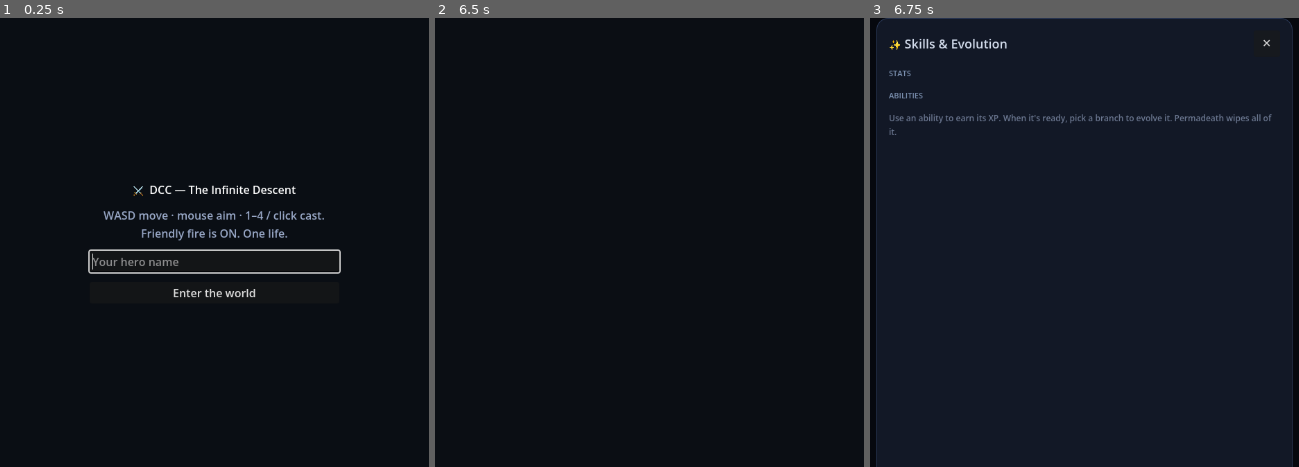
Above: before the commit, frames 1-3 (left to right).
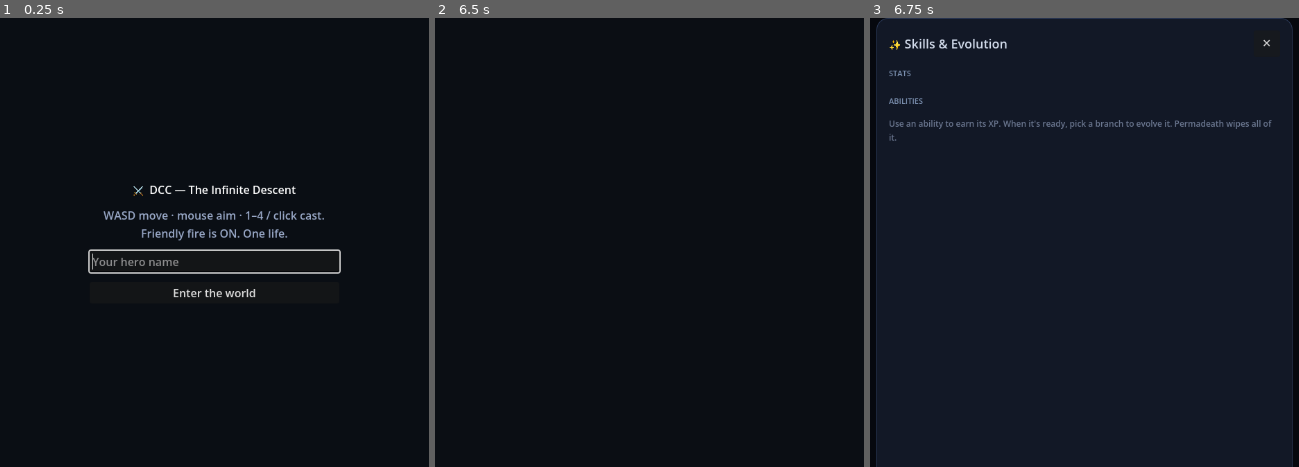
Above: after the commit, the same moments.

Repository: ToothpickFactory/dcc
Game: Godot game, scene res://scenes/Main.tscn
Same seed, same stepped clock (60 frames per second), same inputs: the game is played once before the commit and once after it.
Inputs (mouse positions are in pixels of both pictures, inside the frame that each line leads up to):
- Up to frame 1 (0.25 s): no input
- Up to frame 2 (6.5 s): click "Enter the world" at 0.5 s; tap Enter at 1.25, 2.75, 4.25 s; move the mouse to (825, 220) at 1.27 s; hold D (move_right) 1.28-2.03 s; tap 1 at 1.35 s; click (825, 220) at 1.42 s; tap Space at 2, 3.5, 5 s; move the mouse to (490, 264) at 2.02 s; hold S (move_down) 2.03-2.78 s; tap 2 at 2.1 s; click (490, 264) at 2.17 s; move the mouse to (731, 143) at 2.77 s; hold D (move_right) 2.78-3.53 s; tap 3 at 2.85 s; click (731, 143) at 2.92 s; move the mouse to (610, 332) at 3.52 s; hold W (move_up) 3.53-4.28 s; tap 4 at 3.6 s; click (610, 332) at 3.67 s; move the mouse to (outside the picture) at 4.27 s; hold A (move_left) 4.28-5.78 s; tap 5 at 4.35 s; click (outside the picture) at 4.42 s; move the mouse to (outside the picture) at 5.02 s; tap 6 at 5.1 s; click (outside the picture) at 5.17 s; move the mouse to (688, 242) at 5.77 s; hold S (move_down) from 5.78 s (still down); tap I at 5.85 s; click (688, 242) at 5.92 s
- Up to frame 3 (6.75 s): move the mouse to (964, 130) at 6.52 s; release S (move_down) at 6.53 s; hold D (move_right) from 6.53 s (still down); tap K at 6.6 s; click (964, 130) at 6.67 s

Frames 1-2 are identical in both runs. In frame 3, 1.3% of the frame differs, in the area x 4-94%, y 16-28%.

Commit message:
RPG Phase 2: WoW classes, talent trees, attributes, the trinity
The headline RPG system. One protocol bump (v7→8) covers all wire additions.

2D — Attributes reframed to WoW stats + Crit + main-stat scaling.
  Renamed power/spirit/vitality → strength/intellect/stamina (agility/haste/
  armor kept) and added a `crit` secondary → derived.critChance; player attacks
  now crit for +50%. deriveStats takes a `mainStat` so each class scales its
  ability damage off its main stat (Str/Int/Agi). Legacy persisted characters +
  items migrate via an OLD_TO_NEW alias in coerceAttrs/coerceInventory.

2E — Pick a class at the first level-up + point-buy talent tree.
  Five classes (Warrior/Mage/Priest/Rogue/Hunter) with a main stat, trinity
  role, and a small gated talent tree (choose-one nodes) that unlocks hotbar
  abilities or passives. 1 talent point per character level. Server-authoritative
  chooseClass/spendTalent; new columns persisted via guarded ALTER TABLE. The
  emergent playstyle label coexists (still feeds the loot heuristic). Talent-
  granted abilities are protected from random loot eviction (fromTalent flag).

2F — The trinity under friendly-fire: ally-only support.
  Heals/shields fired as projectiles pass harmlessly THROUGH foes and only land
  on allies. Absorb shields soak damage before HP. Taunt yanks foe threat onto a
  tank (threatMult passive). Bloodlust grants the whole party a haste burst on a
  shared cooldown. Offensive friendly fire is unchanged.

Client: skills panel gains a class picker + talent grid + the new stat block;
level-up nudges to choose a class / spend a point. Godot mirrors all of it
(Talents.gd, class picker + talent grid in SkillsUI, v8 DccConst, stat labels).

Verified: server+client typecheck, build, full test suite green — incl. new
talents.test (trees/gating/passives), items.test (crit + legacy migration), and
a projectiles.test integration (heal-through-foe, shields, taunt, bloodlust).
Live bot: level-up → choose Warrior → spend talents → cleaver granted +
toughness raised maxHp 128→204. Godot smoke (v8, no mismatch) renders the new
WoW stats.

Co-Authored-By: Claude Opus 4.8 (1M context) <noreply@anthropic.com>

Diff:
--- a/godot/scripts/DccConst.gd
+++ b/godot/scripts/DccConst.gd
@@ -9,5 +9,5 @@
 const VISION_RADIUS := 520.0
 const WORLD := Vector2(2400, 2400)
 const INPUT_MS := 100          # client -> server input cadence
-const PROTOCOL_VERSION := 7  # v7: + useItem client message (drink consumables)
+const PROTOCOL_VERSION := 8  # v8: RPG Phase 2 — class/talents on SelfDTO, chooseClass/spendTalent, crit
 const DEFAULT_WS_URL := "wss://young-frost-2be4.austin-bb5.workers.dev/ws"
--- a/godot/scripts/InventoryUI.gd
+++ b/godot/scripts/InventoryUI.gd
@@ -27,8 +27,8 @@
 	"amulet": "\U01f4ff", "bag": "\U01f392", "consumable": "\U0001f9ea",
 }
 const ATTR_ABBR := {
-	"power": "PWR", "spirit": "SPR", "haste": "HST",
-	"vitality": "VIT", "agility": "AGI", "armor": "ARM",
+	"strength": "STR", "intellect": "INT", "stamina": "STA",
+	"agility": "AGI", "haste": "HST", "crit": "CRIT", "armor": "ARM",
 }
 # EQUIP_SLOTS order from shared/items.ts (drives the equipped grid layout).
 const EQUIP_SLOTS := ["helmet", "chest", "legs", "gloves", "mainHand", "offHand", "ring1", "ring2", "amulet"]
@@ -280,11 +280,12 @@
 	var rows := [
 		["Max HP", str(roundi(float(d.get("maxHp", 0.0))))],
 		["Move", str(roundi(float(d.get("moveSpeed", 0.0))))],
-		["Power", "%d · %s dmg" % [int(a.get("power", 0)), _pct(float(d.get("spellPower", 1.0)))]],
-		["Spirit", "%d · %s heal" % [int(a.get("spirit", 0)), _pct(float(d.get("healPower", 1.0)))]],
+		["Strength", "%d · %s dmg" % [int(a.get("strength", 0)), _pct(float(d.get("spellPower", 1.0)))]],
+		["Intellect", "%d · %s heal" % [int(a.get("intellect", 0)), _pct(float(d.get("healPower", 1.0)))]],
+		["Stamina", str(int(a.get("stamina", 0)))],
+		["Agility", str(int(a.get("agility", 0)))],
 		["Haste", "%d · -%d%% cd" % [int(a.get("haste", 0)), roundi((1.0 - float(d.get("cdMult", 1.0))) * 100.0)]],
-		["Vitality", str(int(a.get("vitality", 0)))],
-		["Agility", str(int(a.get("agility", 0)))],
+		["Crit", "%d · %s" % [int(a.get("crit", 0)), _pct(float(d.get("critChance", 0.0)))]],
 		["Armor", "%d · %s block" % [int(a.get("armor", 0)), _pct(float(d.get("dr", 0.0)))]],
 	]
 	for r in rows:
--- a/godot/scripts/SkillsUI.gd
+++ b/godot/scripts/SkillsUI.gd
@@ -35,6 +35,7 @@
 var _root: Control
 var _char_box: VBoxContainer
 var _stats_box: VBoxContainer
+var _talent_box: VBoxContainer
 var _list: VBoxContainer
 
 
@@ -144,6 +145,9 @@
 	_stats_box.add_child(_stat_row_node("Best floor", str(int(self_dto.get("bestFloor", 0)))))
 	_stats_box.add_child(_stat_row_node("Kills", str(int(self_dto.get("kills", 0)))))
 
+	# Class picker / talent tree.
+	_render_talents(self_dto)
+
 	# Per-ability cards.
 	_clear(_list)
 	var abilities := _abilities()
@@ -419,6 +423,11 @@
 	_stats_box.size_flags_horizontal = Control.SIZE_EXPAND_FILL
 	col.add_child(_stats_box)
 
+	_talent_box = VBoxContainer.new()
+	_talent_box.add_theme_constant_override("separation", 5)
+	_talent_box.size_flags_horizontal = Control.SIZE_EXPAND_FILL
+	col.add_child(_talent_box)
+
 	var sect := Label.new()
 	sect.text = "ABILITIES"
 	sect.add_theme_font_size_override("font_size", 11)
@@ -488,17 +497,106 @@
 	return [
 		["Max HP", str(roundi(float(d.get("maxHp", 0.0))))],
 		["Move", str(roundi(float(d.get("moveSpeed", 0.0))))],
-		["Power", "%d · %s dmg" % [int(a.get("power", 0)), _pct(float(d.get("spellPower", 1.0)))]],
-		["Spirit", "%d · %s heal" % [int(a.get("spirit", 0)), _pct(float(d.get("healPower", 1.0)))]],
+		["Strength", "%d · %s dmg" % [int(a.get("strength", 0)), _pct(float(d.get("spellPower", 1.0)))]],
+		["Intellect", "%d · %s heal" % [int(a.get("intellect", 0)), _pct(float(d.get("healPower", 1.0)))]],
+		["Stamina", str(int(a.get("stamina", 0)))],
+		["Agility", str(int(a.get("agility", 0)))],
 		["Haste", "%d · -%d%% cd" % [int(a.get("haste", 0)), roundi((1.0 - float(d.get("cdMult", 1.0))) * 100.0)]],
-		["Vitality", str(int(a.get("vitality", 0)))],
-		["Agility", str(int(a.get("agility", 0)))],
+		["Crit", "%d · %s" % [int(a.get("crit", 0)), _pct(float(d.get("critChance", 0.0)))]],
 		["Armor", "%d · %s block" % [int(a.get("armor", 0)), _pct(float(d.get("dr", 0.0)))]],
 	]
 
 
 func _pct(x: float) -> String:
 	return "%d%%" % roundi(x * 100.0)
+
+
+# Class picker (before a class is chosen) or the point-buy talent tree.
+func _render_talents(self_dto: Dictionary) -> void:
+	_clear(_talent_box)
+	var klass := str(self_dto.get("chosenClass", ""))
+	var pts := int(self_dto.get("talentPoints", 0))
+	var talents: Dictionary = self_dto.get("talents", {})
+
+	if klass == "" or not Talents.CLASS_INFO.has(klass):
+		if pts <= 0:
+			return
+		_talent_box.add_child(_talent_section("⚔️  Choose your class — %d pt" % pts))
+		for k in Talents.KLASSES:
+			var info: Dictionary = Talents.CLASS_INFO[k]
+			var sub := "%s · %s · %s" % [Talents.CLASS_ROLE[k], Talents.CLASS_MAIN_STAT[k], str(info.get("armor", ""))]
+			_talent_box.add_child(_choice_button("%s  %s" % [str(info.get("icon", "")), str(info.get("name", k))], str(info.get("blurb", "")), sub, true, func(): _send({"t": "chooseClass", "cls": k})))
+		return
+
+	var cinfo: Dictionary = Talents.CLASS_INFO[klass]
+	_talent_box.add_child(_talent_section("%s  %s talents — %d point%s" % [str(cinfo.get("icon", "")), str(cinfo.get("name", klass)), pts, ("" if pts == 1 else "s")]))
+	for node in Talents.tree(klass):
+		var nid := str(node.get("id", ""))
+		var rank := int(talents.get(nid, 0))
+		var can := Talents.can_spend(klass, talents, pts, nid)
+		var tag := ""
+		if rank > 0:
+			tag = "✓ learned"
+		elif int(node.get("requires", 0)) > 0:
+			tag = "needs %d spent" % int(node.get("requires", 0))
+		_talent_box.add_child(_choice_button("%s  %s" % [str(node.get("icon", "•")), str(node.get("name", nid))], str(node.get("desc", "")), tag, can, func(): _send({"t": "spendTalent", "node": nid}), rank > 0))
+
+
+func _talent_section(text: String) -> Label:
+	var l := Label.new()
+	l.text = text
+	l.add_theme_font_size_override("font_size", 12)
+	l.add_theme_color_override("font_color", READY_TEXT)
+	return l
+
+
+# A tappable card used for both class choices and talent nodes.
+func _choice_button(title: String, desc: String, tag: String, enabled: bool, on_tap: Callable, taken := false) -> PanelContainer:
+	var tile := PanelContainer.new()
+	var sb := StyleBoxFlat.new()
+	sb.bg_color = CARD_BG
+	sb.set_corner_radius_all(8)
+	sb.set_border_width_all(1)
+	sb.border_color = (XP_FILL if taken else CARD_BORDER)
+	sb.set_content_margin_all(8)
+	tile.add_theme_stylebox_override("panel", sb)
+	tile.size_flags_horizontal = Control.SIZE_EXPAND_FILL
+	tile.modulate = Color(1, 1, 1, 1.0 if enabled else 0.5)
+
+	var vb := VBoxContainer.new()
+	vb.add_theme_constant_override("separation", 1)
+	vb.mouse_filter = Control.MOUSE_FILTER_IGNORE
+	tile.add_child(vb)
+	var nm := Label.new()
+	nm.text = title
+	nm.add_theme_font_size_override("font_size", 13)
+	nm.add_theme_color_override("font_color", TEXT_NAME)
+	nm.mouse_filter = Control.MOUSE_FILTER_IGNORE
+	vb.add_child(nm)
+	if desc != "":
+		var ed := Label.new()
+		ed.text = desc
+		ed.autowrap_mode = TextServer.AUTOWRAP_WORD_SMART
+		ed.add_theme_font_size_override("font_size", 11)
+		ed.add_theme_color_override("font_color", TEXT_SUB)
+		ed.mouse_filter = Control.MOUSE_FILTER_IGNORE
+		vb.add_child(ed)
+	if tag != "":
+		var tg := Label.new()
+		tg.text = tag
+		tg.add_theme_font_size_override("font_size", 10)
+		tg.add_theme_color_override("font_color", XP_FILL if taken else TEXT_HINT)
+		tg.mouse_filter = Control.MOUSE_FILTER_IGNORE
+		vb.add_child(tg)
+
+	if enabled:
+		tile.gui_input.connect(func(ev: InputEvent):
+			if _is_tap(ev):
+				on_tap.call()
+				var vp := get_viewport()
+				if vp != null:
+					vp.set_input_as_handled())
+	return tile
 
 
 func _send(obj: Dictionary) -> void:
--- /dev/null
+++ b/godot/scripts/Talents.gd
@@ -0,0 +1,98 @@
+class_name Talents
+## Class + talent-tree data and gating, ported 1:1 from src/shared/classes.ts +
+## src/shared/talents.ts. Pure static — the server owns the real state; the client
+## only needs the catalog + can_spend math to render the class picker + talent grid.
+## Keep in lockstep with the TS.
+
+const KLASSES := ["warrior", "mage", "priest", "rogue", "hunter"]
+
+const CLASS_MAIN_STAT := {
+	"warrior": "strength", "mage": "intellect", "priest": "intellect",
+	"rogue": "agility", "hunter": "agility",
+}
+const CLASS_ROLE := {
+	"warrior": "dps", "mage": "dps", "priest": "healer", "rogue": "dps", "hunter": "dps",
+}
+const CLASS_INFO := {
+	"warrior": {"name": "Warrior", "icon": "⚔️", "armor": "Plate", "blurb": "Plate-clad weapon master. Strength fuels heavy strikes; talent into a threat-holding tank or a relentless DPS."},
+	"mage": {"name": "Mage", "icon": "\U0001f52e", "armor": "Cloth", "blurb": "Glass-cannon spellcaster. Intellect powers ranged bolts and a group haste burst."},
+	"priest": {"name": "Priest", "icon": "✨", "armor": "Cloth", "blurb": "Light-wielding healer. Intellect scales heals, shields on allies, and group buffs — the trinity's anchor."},
+	"rogue": {"name": "Rogue", "icon": "\U0001f5e1️", "armor": "Leather", "blurb": "Agile melee assassin. Agility and crit turn fast strikes into bursts of damage."},
+	"hunter": {"name": "Hunter", "icon": "\U0001f3f9", "armor": "Mail", "blurb": "Ranged marksman. Agility drives volleys of thrown shots from a safe distance."},
+}
+
+# Per-class talent trees: each node {id,row,requires?,choiceGroup?,name,icon,desc}.
+const TREES := {
+	"warrior": [
+		{"id": "w_cleave", "row": 0, "name": "Cleave", "icon": "\U0001f52a", "desc": "Unlock Iron Cleaver."},
+		{"id": "w_tough", "row": 0, "choiceGroup": "w_spec", "name": "Toughness", "icon": "\U0001f6e1️", "desc": "Tank: +armor/stamina and 3× threat."},
+		{"id": "w_blood", "row": 0, "choiceGroup": "w_spec", "name": "Bloodthirst", "icon": "\U0001fa78", "desc": "DPS: +strength and +crit."},
+		{"id": "w_taunt", "row": 1, "requires": 2, "name": "Taunt", "icon": "\U0001f5ef️", "desc": "Unlock Taunt (hold aggro)."},
+		{"id": "w_shield", "row": 1, "requires": 2, "name": "Shield Ward", "icon": "\U0001f6e1️", "desc": "Unlock an ally absorb shield."},
+		{"id": "w_whirl", "row": 2, "requires": 4, "name": "Whirlwind", "icon": "\U0001f300", "desc": "Capstone: spin to hit all around."},
+	],
+	"mage": [
+		{"id": "m_bolts", "row": 0, "name": "Arcane Bolts", "icon": "\U0001f537", "desc": "Unlock sharper ranged bolts."},
+		{"id": "m_pyro", "row": 0, "choiceGroup": "m_spec", "name": "Pyromania", "icon": "\U0001f525", "desc": "+intellect and +crit."},
+		{"id": "m_weave", "row": 0, "choiceGroup": "m_spec", "name": "Spellweave", "icon": "\U0001f30c", "desc": "+intellect (steady power)."},
+		{"id": "m_multi", "row": 1, "requires": 2, "name": "Arcane Missiles", "icon": "\U0001f3af", "desc": "Unlock a 3-bolt volley."},
+		{"id": "m_warp", "row": 1, "requires": 2, "name": "Time Warp", "icon": "\U0001fa78", "desc": "Unlock a group haste burst."},
+		{"id": "m_scatter", "row": 2, "requires": 4, "name": "Arcane Barrage", "icon": "✴️", "desc": "Capstone: a cone of bolts."},
+	],
+	"priest": [
+		{"id": "p_mend", "row": 0, "name": "Mend", "icon": "✨", "desc": "Unlock a healing bolt (allies only)."},
+		{"id": "p_holy", "row": 0, "choiceGroup": "p_spec", "name": "Holy Light", "icon": "\U0001f31f", "desc": "+intellect (stronger heals)."},
+		{"id": "p_div", "row": 0, "choiceGroup": "p_spec", "name": "Divinity", "icon": "\U0001f54a️", "desc": "+intellect and +stamina."},
+		{"id": "p_shield", "row": 1, "requires": 2, "name": "Power Word: Shield", "icon": "\U0001f6e1️", "desc": "Unlock an ally absorb shield."},
+		{"id": "p_inspire", "row": 1, "requires": 2, "name": "Inspire", "icon": "\U0001fa78", "desc": "Unlock a group haste burst."},
+		{"id": "p_wave", "row": 2, "requires": 4, "name": "Wave of Mending", "icon": "\U0001f30a", "desc": "Capstone: heal several allies."},
+	],
+	"rogue": [
+		{"id": "r_strike", "row": 0, "name": "Quick Strikes", "icon": "\U0001f52a", "desc": "Unlock faster melee strikes."},
+		{"id": "r_deadly", "row": 0, "choiceGroup": "r_spec", "name": "Deadliness", "icon": "☠️", "desc": "+agility and +crit."},
+		{"id": "r_swift", "row": 0, "choiceGroup": "r_spec", "name": "Swiftness", "icon": "\U0001f4a8", "desc": "+agility (speed + power)."},
+		{"id": "r_blast", "row": 1, "requires": 2, "name": "Blade Flurry", "icon": "\U0001f4a5", "desc": "Unlock a wide melee arc."},
+		{"id": "r_knives", "row": 1, "requires": 2, "name": "Throwing Knives", "icon": "\U0001f5ff", "desc": "Unlock thrown blades."},
+		{"id": "r_fan", "row": 2, "requires": 4, "name": "Fan of Knives", "icon": "\U0001f300", "desc": "Capstone: strike all around."},
+	],
+	"hunter": [
+		{"id": "h_aim", "row": 0, "name": "Steady Aim", "icon": "\U0001f3af", "desc": "Unlock sharper shots."},
+		{"id": "h_mark", "row": 0, "choiceGroup": "h_spec", "name": "Marksman", "icon": "\U0001f3f9", "desc": "+agility and +crit."},
+		{"id": "h_swift", "row": 0, "choiceGroup": "h_spec", "name": "Fleet", "icon": "\U0001f4a8", "desc": "+agility (speed + power)."},
+		{"id": "h_multi", "row": 1, "requires": 2, "name": "Multi-Shot", "icon": "\U0001f3af", "desc": "Unlock a 3-shot volley."},
+		{"id": "h_rapid", "row": 1, "requires": 2, "name": "Rapid Fire", "icon": "\U0001fa78", "desc": "Unlock a group haste burst."},
+		{"id": "h_scatter", "row": 2, "requires": 4, "name": "Volley", "icon": "✴️", "desc": "Capstone: a cone of shots."},
+	],
+}
+
+static func tree(klass: String) -> Array:
+	return TREES.get(klass, [])
+
+static func talent_spent(talents: Dictionary) -> int:
+	var n := 0
+	for v in talents.values():
+		n += int(v)
+	return n
+
+# Mirror of canSpendTalent: enough points, rank room, row unlocked, no choice conflict.
+static func can_spend(klass: String, talents: Dictionary, points: int, node_id: String) -> bool:
+	if points <= 0:
+		return false
+	var t: Array = TREES.get(klass, [])
+	var node: Dictionary = {}
+	for n in t:
+		if str(n.get("id", "")) == node_id:
+			node = n
+			break
+	if node.is_empty():
+		return false
+	if int(talents.get(node_id, 0)) >= int(node.get("maxRank", 1)):
+		return false
+	if int(node.get("requires", 0)) > talent_spent(talents):
+		return false
+	var group := str(node.get("choiceGroup", ""))
+	if group != "":
+		for other in t:
+			if str(other.get("id", "")) != node_id and str(other.get("choiceGroup", "")) == group and int(talents.get(str(other.get("id", "")), 0)) > 0:
+				return false
+	return true
Not shown, added: godot/scripts/Talents.gd.uid
Not shown, changed: GODOT_PORT.md
Not shown, changed: package.json
Not shown, changed: public/index.html
Not shown, changed: src/client/inventory.ts
Not shown, changed: src/client/main.ts
Not shown, changed: src/client/skills.ts
Not shown, changed: src/protocol.ts
Not shown, changed: src/server/loot/itemgen.ts
Not shown, changed: src/server/persistence/index.ts
Not shown, changed: src/server/persistence/schema.ts
Not shown, changed: src/server/sim/combat.ts
(and 13 more such lines)
